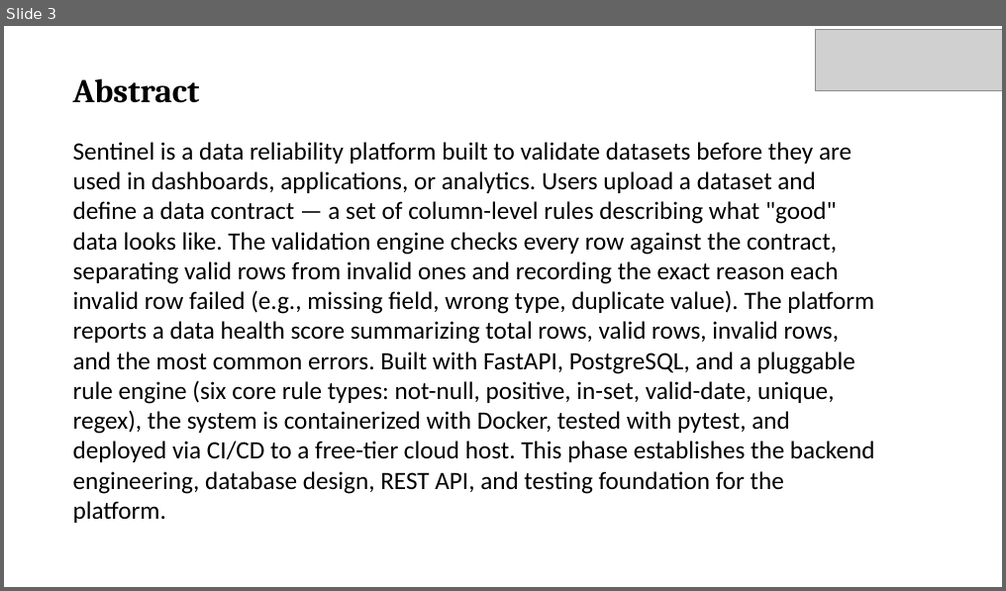
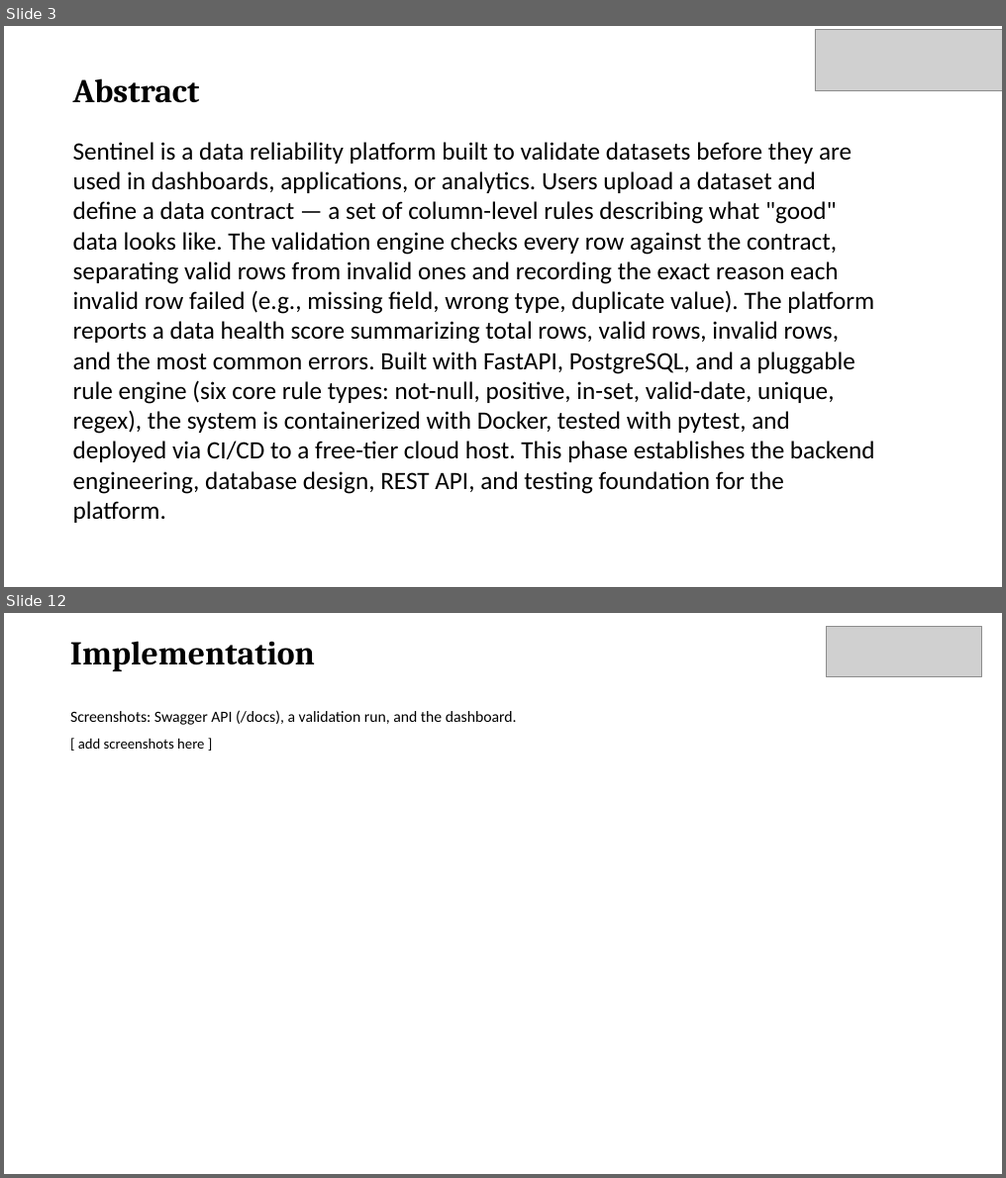
Before and after one commit to varshitha-ravuri006/Sentinel-Data-Reliability-Platform, a slide deck: Sentinel_Review.pptx. Shown one above the other, each under a label of ours: slide 3 before the commit, slides 3 and 12 after it; the slides between them are not shown. The pictures are 1006x591 and 1006x1178 pixels, drawn with LibreOffice and Linux fonts; fonts in the diff are those of the drawing; grey boxes stand for pictures. Boxes give left, top, right and bottom in pixels: in the first picture for what was removed or moved away, otherwise in the second. Text is boxed around its words. In the diff, an @@ line names an element or a change of style, - is before the commit and + after.

```diff
--- a/Sentinel_Review.pptx
+++ b/Sentinel_Review.pptx
@@ slide 12 added at (4, 613, 1002, 1174), background #FFFFFF @@
@@ text added at (70, 641, 315, 671), 32 pt, text #000000, bold @@
+Implementation
@@ picture added at (826, 626, 982, 676) @@
@@ text added at (70, 710, 517, 749), 15 pt, text #000000 @@
+Screenshots: Swagger API (/docs), a validation run, and the dashboard.
+[ add screenshots here ]
```
Also in this commit, not shown: 13 other slides added, 10 other files.
